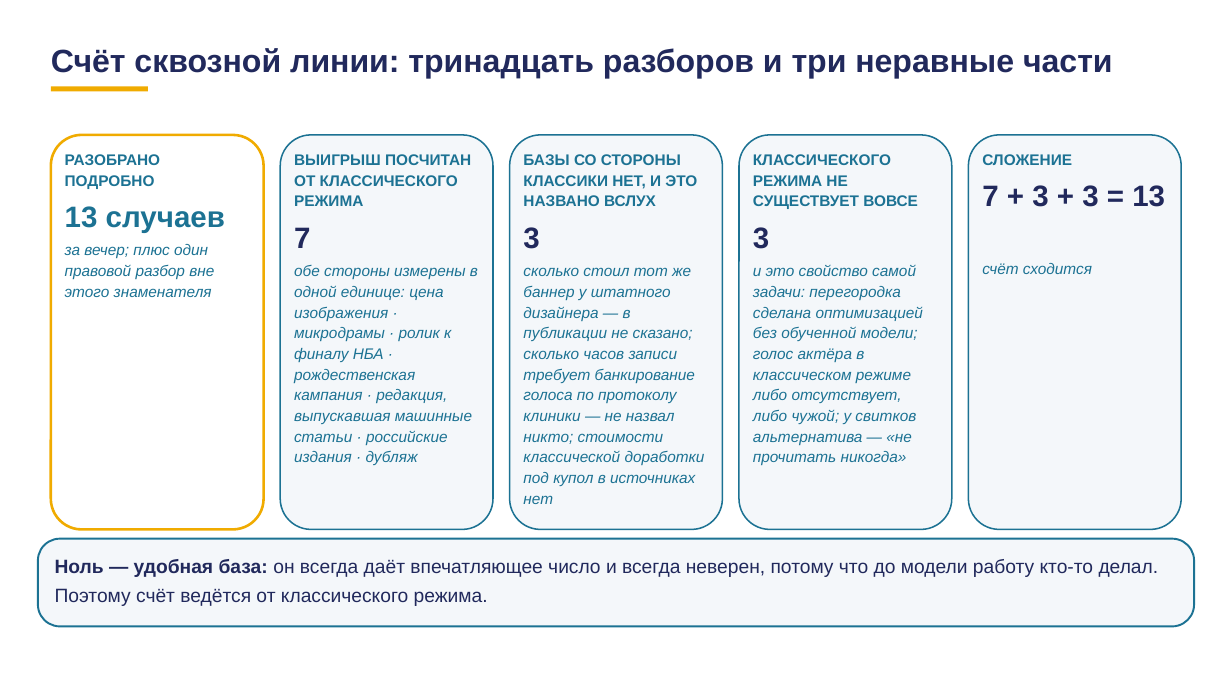
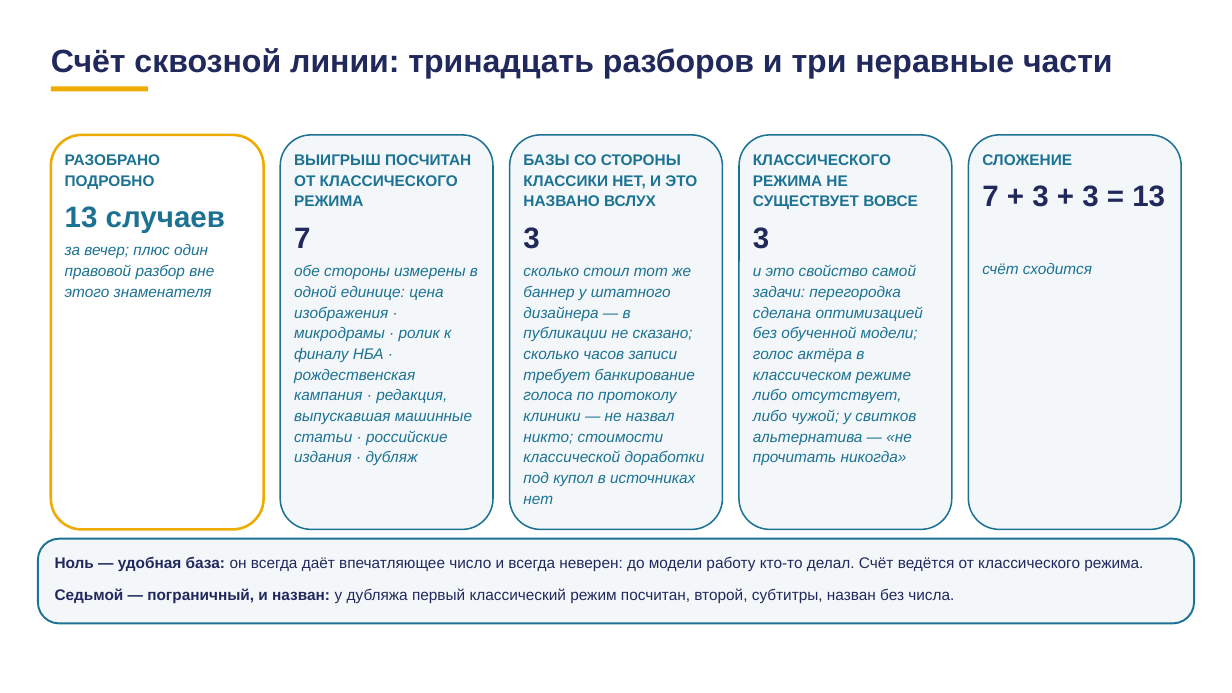
Before and after one commit to tellina-study/AI-usage-lessons, a slide deck: slide 123 of library/lectures/lec-08/rework-v5/rendered/lec-08-v5.pptx. Drawn at 1232x693 pixels with LibreOffice and Linux fonts; fonts in the diff are those of the drawing. Boxes give left, top, right and bottom in pixels: in the first picture for what was removed or moved away, otherwise in the second. Text is boxed around its words. In the diff, an @@ line names an element or a change of style, - is before the commit and + after.

Commit message:
Лекция 8: восемнадцать содержательных находок закрыты (#301)
БЛОКИРУЮЩИЕ
s88 и s95 объявляли разные разбиения одной тринадцатки. Расхождения не
было: 6/4/3 — деление по графам формы разбора, 7/3/3 — по вопросу «от чего
посчитан выигрыш», и граничный разбор (дубляж) переезжает из второй доли
в первую. Оба кадра приведены к 7/3/3, а граничный случай теперь НАЗВАН
ВСЛУХ на кадре — честный счёт показан, а не спрятан в реестр.

s89: « 000 до вычета,  100 после» — вычет не может увеличивать. Это
два деления на разные знаменатели: 500 000 произведений при объявлении
мирового против окончательных 482 460. После вычета гонораров (6,8 %
фонда) на произведение приходится меньше  000.

s63a/s66 — одна модель с двумя датами, выправлено по пресс-релизу.
s38/s49 — 0,072 доллара записывалось как «семь центов».
s39 — «нет классического режима» против «нет второго режима».

БАЗЫ ПОД ИЗМЕРИМЫМИ УТВЕРЖДЕНИЯМИ
«25 % зрителей» неверно дважды: источник говорит про время просмотра и
про «не основной язык ролика». «Меньше 44 %» — прямое чтение PDF METR.
«Среднее 87,8» — по двенадцати генераторам. «По нескольким моделям не
раскрыто» — три из пяти. «Крупнейшая площадка» — замера нет, снято.

Каскад проведён по главе, реестру и исследованиям: 35 файлов.
Пересборка: 125 кадров, [высота] — 0.

```diff
--- a/library/lectures/lec-08/rework-v5/rendered/lec-08-v5.pptx
+++ b/library/lectures/lec-08/rework-v5/rendered/lec-08-v5.pptx
@@ text at box(55, 556, 1143, 603): text changed; size 15 to 12 pt @@
-Ноль — удобная база: он всегда даёт впечатляющее число и всегда неверен, потому что до модели работу кто-то делал. Поэтому счёт ведётся от классического режима.
+Ноль — удобная база: он всегда даёт впечатляющее число и всегда неверен: до модели работу кто-то делал. Счёт ведётся от классического режима.
+Седьмой — пограничный, и назван: у дубляжа первый классический режим посчитан, второй, субтитры, назван без числа.
```
Also in this commit, not shown: 8 other slides changed, 35 other files.
